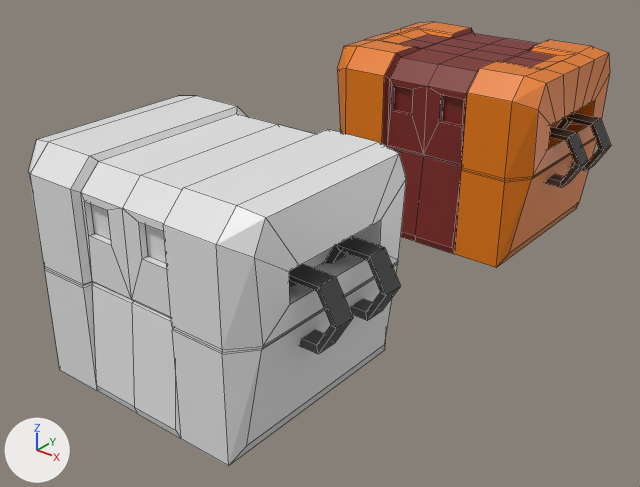
Renders of the Blender file Habita4.0/Assets/Modelos/MateriasPrimas/Contenedor.blend from each side of a commit.
Before and after are seen from a 50 mm camera at (4.73, -8.62, 3.29) aimed at (-0.18, -2.49, -0.51). The lights are fixed; the arrows at lower left show +X, +Y and +Z. Mesh edges are drawn as thin lines.

Script lines for the objects in view, before the commit:
```python
mat_colorinternouno = principled_material('colorInternoUno')
mat_colorinternouno.base_color = (0.202, 0.019, 0.0138)  # dark red #7c261f
me_cube = bpy.data.meshes.new('Cube')
me_cube.from_pydata(...)  # 124 vertices, 111 faces; spans x -1.22..0.0, y -1.02..1.0, z -1.0..1.0
# faces by material slot: [62, 49]
me_cube.materials.append(mat_material)  # orange #e77900
me_cube.materials.append(mat_colorinternouno)  # dark red #7c261f
me_cylinder_002 = bpy.data.meshes.new('Cylinder.002')
me_cylinder_002.from_pydata(...)  # 24 vertices, 24 faces; spans x -0.444..0.444, y -0.135..0.135, z -0.386..0.386
me_cylinder_002.materials.append(mat_anillometal)  # dark grey #696969
me_cylinder_005 = bpy.data.meshes.new('Cylinder.005')
me_cylinder_005.from_pydata(...)  # 24 vertices, 24 faces; spans x -0.444..0.444, y -0.135..0.135, z -0.386..0.386
me_cylinder_005.materials.append(mat_anillometal)  # dark grey #696969
ob_cube = bpy.data.objects.new('Cube', me_cube)
ob_cube.location = (0.0, 0.0, 0.0)
_m = ob_cube.modifiers.new('Mirror', 'MIRROR')
_m.use_clip = True
ob_cylinder_002 = bpy.data.objects.new('Cylinder.002', me_cylinder_002)
ob_cylinder_002.location = (1.2, -0.3, 0.08)
ob_cylinder_002.scale = (0.718, 0.718, 0.718)
ob_cylinder_005 = bpy.data.objects.new('Cylinder.005', me_cylinder_005)
ob_cylinder_005.location = (1.2, -4.329, 0.08)
ob_cylinder_005.scale = (0.718, 0.718, 0.718)
# also in view: 'Cylinder.004' at (1.2, -3.73, 0.08); 'Cube.001' at (0.0, -4.04, 0.0); 'Cylinder.003' at (1.2, 0.3, 0.08)
```
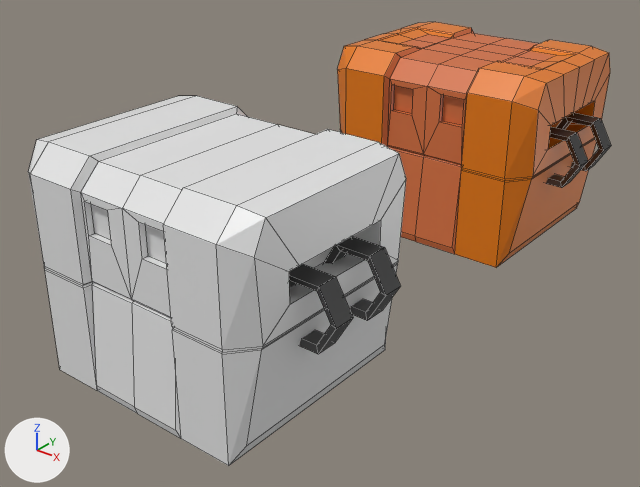
Boxes (x1, y1, x2, y2) around the edits, measured in the pictures (640 x 487 px):
'Cube', recoloured
    both: (379, 27, 557, 255)

What changed in the scene script:
```text
Change mat_colorinternouno:
    mat_colorinternouno.base_color: (0.202, 0.019, 0.0138) -> (0.674, 0.164, 0.0488)  # dark red #7c261f -> orange #d6713e
```
